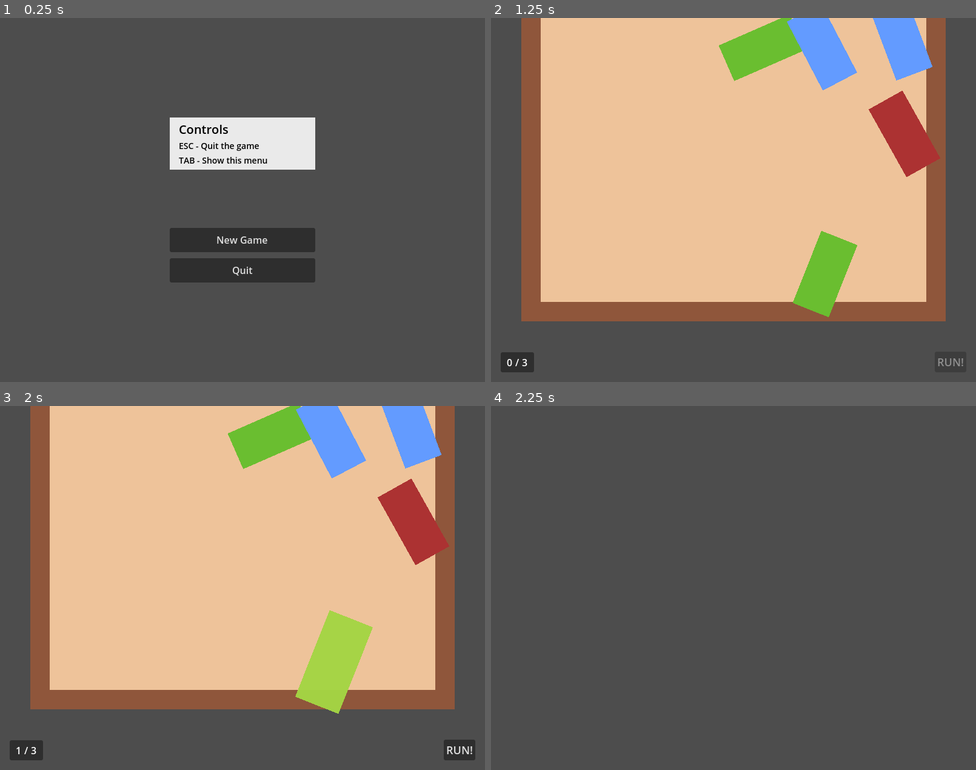
Above: before the commit, frames 1-4 (two rows, left to right).
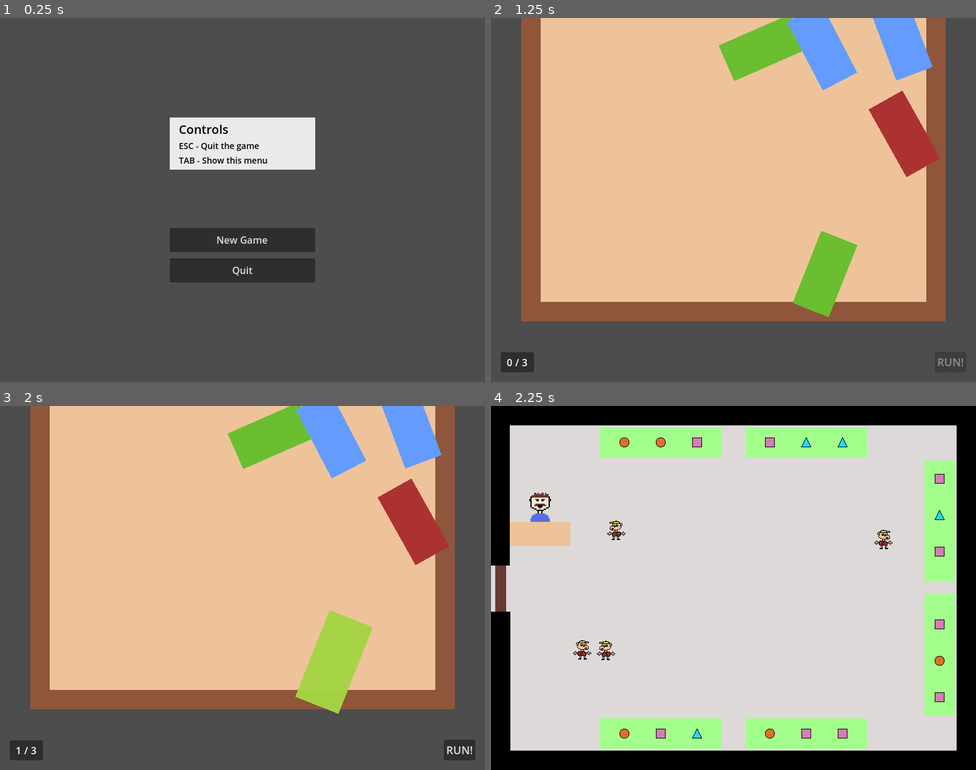
Above: after the commit, the same moments.

Repository: sterco-raro/mini-jam-158
Game: Godot game, scene res://scenes/game.tscn
The game is run twice, just before and just after one commit, with the same random seed, the same clock (stepped at 60 frames per second) and the same inputs.
Inputs (mouse positions are in pixels of both pictures, inside the frame that each line leads up to):
- Up to frame 1 (0.25 s): no input
- Up to frame 2 (1.25 s): click "New Game" at 0.5 s
- Up to frame 3 (2 s): tap Enter at 1.25 s; move the mouse to (334, 660) at 1.27 s; click (334, 660) at 1.42 s
- Up to frame 4 (2.25 s): click "RUN!" at 2 s

Frames 1-3 are identical in both runs. In frame 4, 100% of the frame differs, in the area x 0-100%, y 0-100%.

Commit message:
Market scene is almost done and horrible, missing battle mechanic and end screen

Diff:
--- a/scenes/deck.gd
+++ b/scenes/deck.gd
@@ -16,11 +16,17 @@
 		if available == 0:
 			EventBusGame.deck_empty.emit()
 
+func clear():
+	cards_list = []
+	available = 0
+	EventBusUi.deck_counter_update.emit(available, total)
+
 func _on_deck_update(cards: Array[Card]):
 	# Update cards indexes and list
 	var cards_size: int = cards.size()
 	for i: int in cards_size:
 		cards[i].index = i
-		print(cards[i].type)
 		cards_list.append(cards[i])
-	print(cards_list)
+	# Update counters
+	available = cards_size
+	EventBusUi.deck_counter_update.emit(available, total)
--- a/scenes/draft/draft_manager.gd
+++ b/scenes/draft/draft_manager.gd
@@ -14,7 +14,7 @@
 const MIN_DRAFT_SIZE: int = 5
 const MAX_DRAFT_SIZE: int = 8
 
-const CARD_VALUES: Array[int] = [ 1, 5, 10, 20, 50 ]
+const CARD_VALUES: Array[int] = [ 5, 10, 20, 50, 100 ]
 const CARD_VALUES_SIZE: int = 5
 
 # int value, PackedScene
@@ -31,10 +31,8 @@
 var _selected_cards: Array[int]
 
 func _ready():
-	EventBusGame.card_select.connect(_on_select_card)
-
+	EventBusGame.card_select.connect(_on_card_select)
 	_run_button.disabled = true
-
 	_generate_new_draft()
 
 func _process(_delta):
@@ -112,7 +110,7 @@
 		if !overlap:
 			done = true
 
-func _on_select_card(index: int):
+func _on_card_select(index: int):
 	# Update selection
 	if index in _selected_cards:
 		_selected_cards.erase(index)
--- a/scenes/game.gd
+++ b/scenes/game.gd
@@ -47,9 +47,13 @@
 		CONTAINER.get_child(i).queue_free()
 
 func _handle_game_new():
+	# Empty current deck
+	#DECK.clear()
+	# Set up Draft screen
 	var draft_screen: DraftManager = ScenesData.SCENE_01_DRAFT.instantiate() as DraftManager
 	draft_screen.DECK_AVAILABLE = DECK.available
 	draft_screen.DECK_TOTAL = DECK.total
+	# Switch scene (add to active node)
 	EventBusGame.scene_change.emit(draft_screen)
 
 func _handle_game_start():
--- a/scenes/game.tscn
+++ b/scenes/game.tscn
@@ -1,8 +1,9 @@
-[gd_scene load_steps=4 format=3 uid="uid://d2axgrtobifbl"]
+[gd_scene load_steps=5 format=3 uid="uid://d2axgrtobifbl"]
 
 [ext_resource type="Script" path="res://scenes/game.gd" id="1_e5v7j"]
 [ext_resource type="Script" path="res://scenes/deck.gd" id="2_1l2ff"]
 [ext_resource type="PackedScene" uid="uid://cn1ofjv58rh4p" path="res://scenes/menu/menu.tscn" id="2_wxudx"]
+[ext_resource type="Script" path="res://scenes/shopping_cart.gd" id="3_c1p8c"]
 
 [node name="GameManager" type="Node2D" node_paths=PackedStringArray("DECK", "CONTAINER", "UI_CONTAINER")]
 process_mode = 3
@@ -16,6 +17,9 @@
 script = ExtResource("2_1l2ff")
 metadata/_edit_lock_ = true
 
+[node name="ShoppingCart" type="Node2D" parent="."]
+script = ExtResource("3_c1p8c")
+
 [node name="CurrentScene" type="Node2D" parent="."]
 process_mode = 1
 metadata/_edit_lock_ = true
--- a/scenes/items/item.gd
+++ b/scenes/items/item.gd
@@ -1,7 +1,11 @@
 class_name Item extends Node2D
+
+@export
+var type: String = ""
 
 @export
 var price: int = 0
 
 func _ready():
-	assert(price > 0, "Price is zero")
+	assert(type != "", "Item type is null")
+	assert(price > 0, "Item price is zero")
--- /dev/null
+++ b/scenes/items/item_circle.tscn
@@ -0,0 +1,12 @@
+[gd_scene load_steps=3 format=3 uid="uid://j1vr8if0qd80"]
+
+[ext_resource type="Script" path="res://scenes/items/item.gd" id="1_7yd4g"]
+[ext_resource type="Texture2D" uid="uid://cj2l2a6sr6d3a" path="res://assets/graphics/items/circle.png" id="2_gs3ss"]
+
+[node name="ItemCircle" type="Node2D"]
+script = ExtResource("1_7yd4g")
+type = "Circle"
+price = 40
+
+[node name="Sprite2D" type="Sprite2D" parent="."]
+texture = ExtResource("2_gs3ss")
--- /dev/null
+++ b/scenes/items/item_rectangle.tscn
@@ -0,0 +1,12 @@
+[gd_scene load_steps=3 format=3 uid="uid://brixumsj0axak"]
+
+[ext_resource type="Script" path="res://scenes/items/item.gd" id="1_mnbm6"]
+[ext_resource type="Texture2D" uid="uid://65b8wt87apoe" path="res://assets/graphics/items/rectangle.png" id="2_fnwoa"]
+
+[node name="ItemRectangle" type="Node2D"]
+script = ExtResource("1_mnbm6")
+type = "Rectangle"
+price = 20
+
+[node name="Sprite2D" type="Sprite2D" parent="."]
+texture = ExtResource("2_fnwoa")
--- a/scenes/items/item_triangle.tscn
+++ b/scenes/items/item_triangle.tscn
@@ -5,6 +5,8 @@
 
 [node name="ItemTriangle" type="Node2D"]
 script = ExtResource("1_x0yxg")
+type = "Triangle"
+price = 5
 
 [node name="Sprite2D" type="Sprite2D" parent="."]
 texture = ExtResource("2_3fkw1")
--- a/scenes/minimarket/item_slot.gd
+++ b/scenes/minimarket/item_slot.gd
@@ -1 +1,46 @@
 class_name ItemSlot extends Node2D
+
+const DEFAULT_SCALE = Vector2.ONE
+const HIGHLIGHT_SCALE = Vector2(1.5, 1.5)
+
+@export
+var index: int = -1
+
+@onready
+var _click_cooldown: Timer = $ClickCooldown
+
+var _item: Item
+
+func _ready():
+	assert(index != -1, "ItemSlot index is -1")
+
+func put_item(item: Item):
+	_item = item
+	$ItemContainer.add_child(_item)
+	_item.position = $ItemContainer.position
+
+func take_item():
+	# TODO TEST ME
+	var item: Item = _item
+	$ItemContainer.remove_child(_item)
+	_item = null
+	return item
+
+func _on_area_2d_mouse_entered():
+	if _item:
+		var tween = get_tree().create_tween()
+		tween.set_parallel()
+		tween.tween_property($ItemContainer, "scale", HIGHLIGHT_SCALE, 0.2)
+
+func _on_area_2d_mouse_exited():
+	if _item:
+		var tween = get_tree().create_tween()
+		tween.set_parallel()
+		tween.tween_property($ItemContainer, "scale", DEFAULT_SCALE, 0.2)
+
+func _on_area_2d_input_event(_viewport, event, _shape_idx):
+	if !_click_cooldown.is_stopped():
+		return
+	if event is InputEventMouseButton:
+		EventBusGame.item_select.emit(index)
+		_click_cooldown.start()
--- a/scenes/minimarket/item_slot.tscn
+++ b/scenes/minimarket/item_slot.tscn
@@ -12,4 +12,12 @@
 [node name="Area2D" type="Area2D" parent="."]
 
 [node name="CollisionShape2D" type="CollisionShape2D" parent="Area2D"]
+scale = Vector2(1.5, 1.5)
 shape = SubResource("RectangleShape2D_ohxkp")
+
+[node name="ClickCooldown" type="Timer" parent="."]
+one_shot = true
+
+[connection signal="input_event" from="Area2D" to="." method="_on_area_2d_input_event"]
+[connection signal="mouse_entered" from="Area2D" to="." method="_on_area_2d_mouse_entered"]
+[connection signal="mouse_exited" from="Area2D" to="." method="_on_area_2d_mouse_exited"]
--- /dev/null
+++ b/scenes/minimarket/kid.tscn
@@ -0,0 +1,17 @@
+[gd_scene load_steps=3 format=3 uid="uid://blaa36tfac8ku"]
+
+[ext_resource type="Texture2D" uid="uid://c5ub7muwjrwc8" path="res://assets/graphics/kid.png" id="1_h48sm"]
+
+[sub_resource type="RectangleShape2D" id="RectangleShape2D_bqqoe"]
+size = Vector2(20, 24)
+
+[node name="Kid" type="Node2D"]
+
+[node name="Sprite2D" type="Sprite2D" parent="."]
+texture = ExtResource("1_h48sm")
+
+[node name="Area2D" type="Area2D" parent="."]
+
+[node name="CollisionShape2D" type="CollisionShape2D" parent="Area2D"]
+position = Vector2(0, 1)
+shape = SubResource("RectangleShape2D_bqqoe")
--- a/scenes/minimarket/mini_market.gd
+++ b/scenes/minimarket/mini_market.gd
@@ -3,15 +3,232 @@
 @export
 var DECK: Deck
 
+const ITEM_PREFABS: Array[PackedScene] = [
+	preload("res://scenes/items/item_triangle.tscn"),
+	preload("res://scenes/items/item_rectangle.tscn"),
+	preload("res://scenes/items/item_circle.tscn")
+]
+
+const ITEM_SLOT_PREFAB: PackedScene = preload("res://scenes/minimarket/item_slot.tscn")
+const ITEM_SLOT_QUANTITY: int = 18
+
+var wishlist: Dictionary = {
+	"Triangle": 0,
+	"Rectangle": 0,
+	"Circle": 0
+}
+
+var shopping_cart: Array[Item] = []
+
+var items: Array[Item]
+var slots: Array[ItemSlot]
+
+var selected_slot: int = -1
+
 @onready
-var _shelves: Node2D = %Shelves
-
-@onready
-var _shopkeeper: Node2D = %Shopkeeper
+var selection_highlight: Node2D = %SelectionHighlight
 
 func _ready():
-	print_debug("MARKET READY")
 	EventBusGame.deck_empty.connect(_on_deck_empty)
+	EventBusGame.item_select.connect(_on_item_select)
+	EventBusGame.battle_end.connect(_on_battle_end)
+
+	selection_highlight.visible = false
+
+	_init_scene()
 
 func _on_deck_empty():
 	EventBusGame.game_end.emit()
+
+func _on_item_select(index: int):
+	selected_slot = index
+	selection_highlight.position = slots[index].position
+	selection_highlight.visible = true
+	print("Selection highlight visible: %s" % selection_highlight.visible)
+	print("Selection highlight position: %s" % selection_highlight.position)
+	EventBusGame.battle_start.emit(slots[index]._item)
+
+func _on_battle_end():
+	var item: Item = slots[selected_slot].take_item()
+	shopping_cart.append(item)
+	selected_slot = -1
+	item.visible = false
+	selection_highlight.visible = false
+
+func _init_scene():
+	# Get total deck value
+	var budget: int = 0
+	for card: Card in DECK.cards_list:
+		budget += card.value
+
+	# Generate random items
+	for i in ITEM_SLOT_QUANTITY:
+		items.append(ITEM_PREFABS.pick_random().instantiate())
+
+	_generate_and_fill_itemslots()
+	_generate_wishlist(budget)
+
+func _generate_and_fill_itemslots():
+	var slot: ItemSlot
+	var slot_node: Node2D = $Slots
+
+	# TOP LEFT
+	# 1
+	slot = ITEM_SLOT_PREFAB.instantiate()
+	slot.put_item(items[0])
+	slot.index = 0
+	slot.position = Vector2(-180, -240)
+	slots.append(slot)
+	$Slots.add_child(slot)
+	# 2
+	slot = ITEM_SLOT_PREFAB.instantiate()
+	slot.put_item(items[1])
+	slot.index = 1
+	slot.position = Vector2(-120, -240)
+	slots.append(slot)
+	$Slots.add_child(slot)
+	# 3
+	slot = ITEM_SLOT_PREFAB.instantiate()
+	slot.put_item(items[2])
+	slot.index = 2
+	slot.position = Vector2(-60, -240)
+	slots.append(slot)
+	$Slots.add_child(slot)
+	# TOP RIGHT
+	# 4
+	slot = ITEM_SLOT_PREFAB.instantiate()
+	slot.put_item(items[3])
+	slot.index = 3
+	slot.position = Vector2(60, -240)
+	slots.append(slot)
+	$Slots.add_child(slot)
+	# 5
+	slot = ITEM_SLOT_PREFAB.instantiate()
+	slot.put_item(items[4])
+	slot.index = 4
+	slot.position = Vector2(120, -240)
+	slots.append(slot)
+	$Slots.add_child(slot)
+	# 6
+	slot = ITEM_SLOT_PREFAB.instantiate()
+	slot.put_item(items[5])
+	slot.index = 5
+	slot.position = Vector2(180, -240)
+	slots.append(slot)
+	$Slots.add_child(slot)
+	# BOTTOM LEFT
+	# 7
+	slot = ITEM_SLOT_PREFAB.instantiate()
+	slot.put_item(items[6])
+	slot.index = 6
+	slot.position = Vector2(-180, 240)
+	slots.append(slot)
+	$Slots.add_child(slot)
+	# 8
+	slot = ITEM_SLOT_PREFAB.instantiate()
+	slot.put_item(items[7])
+	slot.index = 7
+	slot.position = Vector2(-120, 240)
+	slots.append(slot)
+	$Slots.add_child(slot)
+	# 9
+	slot = ITEM_SLOT_PREFAB.instantiate()
+	slot.put_item(items[8])
+	slot.index = 8
+	slot.position = Vector2(-60, 240)
+	slots.append(slot)
+	$Slots.add_child(slot)
+	# BOTTOM RIGHT
+	# 10
+	slot = ITEM_SLOT_PREFAB.instantiate()
+	slot.put_item(items[9])
+	slot.index = 9
+	slot.position = Vector2(60, 240)
+	slots.append(slot)
+	$Slots.add_child(slot)
+	# 11
+	slot = ITEM_SLOT_PREFAB.instantiate()
+	slot.put_item(items[10])
+	slot.index = 10
+	slot.position = Vector2(120, 240)
+	slots.append(slot)
+	$Slots.add_child(slot)
+	# 12
+	slot = ITEM_SLOT_PREFAB.instantiate()
+	slot.put_item(items[11])
+	slot.index = 11
+	slot.position = Vector2(180, 240)
+	slots.append(slot)
+	$Slots.add_child(slot)
+	# RIGHT TOP
+	# 13
+	slot = ITEM_SLOT_PREFAB.instantiate()
+	slot.put_item(items[12])
+	slot.index = 12
+	slot.position = Vector2(340, -180)
+	slots.append(slot)
+	$Slots.add_child(slot)
+	# 14
+	slot = ITEM_SLOT_PREFAB.instantiate()
+	slot.put_item(items[13])
+	slot.index = 13
+	slot.position = Vector2(340, -120)
+	slots.append(slot)
+	$Slots.add_child(slot)
+	# 15
+	slot = ITEM_SLOT_PREFAB.instantiate()
+	slot.put_item(items[14])
+	slot.index = 14
+	slot.position = Vector2(340, -60)
+	slots.append(slot)
+	$Slots.add_child(slot)
+	# RIGHT BOTTOM
+	# 16
+	slot = ITEM_SLOT_PREFAB.instantiate()
+	slot.put_item(items[15])
+	slot.index = 15
+	slot.position = Vector2(340, 60)
+	slots.append(slot)
+	$Slots.add_child(slot)
+	# 17
+	slot = ITEM_SLOT_PREFAB.instantiate()
+	slot.put_item(items[16])
+	slot.index = 16
+	slot.position = Vector2(340, 120)
+	slots.append(slot)
+	$Slots.add_child(slot)
+	# 18
+	slot = ITEM_SLOT_PREFAB.instantiate()
+	slot.put_item(items[17])
+	slot.index = 17
+	slot.position = Vector2(340, 180)
+	slots.append(slot)
+	$Slots.add_child(slot)
+	## Top left
+	#slot.position = Vector2(-180, -240)
+	#slot.position = Vector2(-120, -240)
+	#slot.position = Vector2(-60, -240)
+	## Top right
+	#slot.position = Vector2(60, -240)
+	#slot.position = Vector2(120, -240)
+	#slot.position = Vector2(180, -240)
+	## Bottom left
+	#slot.position = Vector2(-180, 240)
+	#slot.position = Vector2(-120, 240)
+	#slot.position = Vector2(-60, 240)
+	## Bottom right
+	#slot.position = Vector2(60, 240)
+	#slot.position = Vector2(120, 240)
+	#slot.position = Vector2(180, 240)
+
+func _generate_wishlist(budget: int):
+	var item: Item
+	var current_cost: int = 0
+	var _items: Array[Item] = items.duplicate(true)
+	while (_items.size() > 0):
+		item = _items.pop_at( randi() % _items.size() ) as Item
+		if current_cost + item.price > budget:
+			break
+		else:
+			wishlist[item.type] += 1
+			current_cost += item.price
--- a/scenes/minimarket/mini_market.tscn
+++ b/scenes/minimarket/mini_market.tscn
@@ -1,10 +1,12 @@
-[gd_scene load_steps=10 format=3 uid="uid://ke5y3affandg"]
+[gd_scene load_steps=12 format=3 uid="uid://ke5y3affandg"]
 
 [ext_resource type="Script" path="res://scenes/minimarket/mini_market.gd" id="1_la3v4"]
 [ext_resource type="Texture2D" uid="uid://b071ng4ifwa8f" path="res://assets/graphics/market-floor.png" id="2_hxc46"]
 [ext_resource type="Texture2D" uid="uid://b4ogm3lbhf6di" path="res://assets/graphics/door.png" id="3_w8l60"]
-[ext_resource type="PackedScene" uid="uid://ba2pb8e8yws56" path="res://scenes/minimarket/shelf_horizontal.tscn" id="4_7u0e4"]
+[ext_resource type="Texture2D" uid="uid://bf78kn7p0tk1" path="res://assets/graphics/shelf-single.png" id="4_enqat"]
 [ext_resource type="PackedScene" uid="uid://dvupbik1rpgbt" path="res://scenes/minimarket/shopkeeper.tscn" id="5_wr6ln"]
+[ext_resource type="Texture2D" uid="uid://c5ub7muwjrwc8" path="res://assets/graphics/kid.png" id="6_q0ikw"]
+[ext_resource type="Texture2D" uid="uid://c3rvxifhx2e0f" path="res://assets/graphics/selection_highlight.png" id="7_s1mdk"]
 
 [sub_resource type="RectangleShape2D" id="RectangleShape2D_77332"]
 size = Vector2(737, 32)
@@ -13,7 +15,7 @@
 size = Vector2(32, 600)
 
 [sub_resource type="RectangleShape2D" id="RectangleShape2D_yahq4"]
-size = Vector2(736, 32)
+size = Vector2(737, 32)
 
 [sub_resource type="RectangleShape2D" id="RectangleShape2D_8mw6n"]
 size = Vector2(31, 600)
@@ -24,6 +26,7 @@
 
 [node name="Environment" type="Node2D" parent="."]
 position = Vector2(400, 300)
+metadata/_edit_lock_ = true
 
 [node name="Floor" type="Sprite2D" parent="Environment"]
 texture = ExtResource("2_hxc46")
@@ -34,30 +37,7 @@
 rotation = 1.5708
 scale = Vector2(3.79743, 3.5)
 texture = ExtResource("3_w8l60")
-
-[node name="Shelves" type="Node2D" parent="Environment"]
-unique_name_in_owner = true
 metadata/_edit_lock_ = true
-
-[node name="ShelfHorizontal" parent="Environment/Shelves" instance=ExtResource("4_7u0e4")]
-position = Vector2(-120, -240)
-
-[node name="ShelfHorizontal2" parent="Environment/Shelves" instance=ExtResource("4_7u0e4")]
-position = Vector2(120, -240)
-
-[node name="ShelfHorizontal3" parent="Environment/Shelves" instance=ExtResource("4_7u0e4")]
-position = Vector2(-120, 240)
-
-[node name="ShelfHorizontal4" parent="Environment/Shelves" instance=ExtResource("4_7u0e4")]
-position = Vector2(120, 240)
-
-[node name="ShelfVertical1" parent="Environment/Shelves" instance=ExtResource("4_7u0e4")]
-position = Vector2(340, -110)
-rotation = 1.5708
-
-[node name="ShelfVertical2" parent="Environment/Shelves" instance=ExtResource("4_7u0e4")]
-position = Vector2(340, 110)
-rotation = 1.5708
 
 [node name="Walls" type="Node2D" parent="Environment"]
 metadata/_edit_lock_ = true
@@ -86,6 +66,7 @@
 metadata/_edit_lock_ = true
 
 [node name="CollisionShape2D" type="CollisionShape2D" parent="Environment/Walls/South"]
+position = Vector2(-0.5, 0)
 shape = SubResource("RectangleShape2D_yahq4")
 
 [node name="West" type="StaticBody2D" parent="Environment/Walls"]
@@ -97,6 +78,106 @@
 position = Vector2(-0.5, 0)
 shape = SubResource("RectangleShape2D_8mw6n")
 
+[node name="Shelves" type="Node2D" parent="Environment"]
+metadata/_edit_lock_ = true
+
+[node name="ShelfHorizontal1" type="Node2D" parent="Environment/Shelves"]
+position = Vector2(-120, -240)
+scale = Vector2(2, 2)
+metadata/_edit_group_ = true
+metadata/_edit_lock_ = true
+
+[node name="Sprite2D" type="Sprite2D" parent="Environment/Shelves/ShelfHorizontal1"]
+scale = Vector2(1, 0.5)
+texture = ExtResource("4_enqat")
+
+[node name="ShelfHorizontal2" type="Node2D" parent="Environment/Shelves"]
+position = Vector2(120, -240)
+scale = Vector2(2, 2)
+metadata/_edit_group_ = true
+metadata/_edit_lock_ = true
+
+[node name="Sprite2D" type="Sprite2D" parent="Environment/Shelves/ShelfHorizontal2"]
+scale = Vector2(1, 0.5)
+texture = ExtResource("4_enqat")
+
+[node name="ShelfHorizontal3" type="Node2D" parent="Environment/Shelves"]
+position = Vector2(-120, 240)
+scale = Vector2(2, 2)
+metadata/_edit_group_ = true
+metadata/_edit_lock_ = true
+
+[node name="Sprite2D" type="Sprite2D" parent="Environment/Shelves/ShelfHorizontal3"]
+scale = Vector2(1, 0.5)
+texture = ExtResource("4_enqat")
+
+[node name="ShelfHorizontal4" type="Node2D" parent="Environment/Shelves"]
+position = Vector2(120, 240)
+scale = Vector2(2, 2)
+metadata/_edit_group_ = true
+metadata/_edit_lock_ = true
+
+[node name="Sprite2D" type="Sprite2D" parent="Environment/Shelves/ShelfHorizontal4"]
+scale = Vector2(1, 0.5)
+texture = ExtResource("4_enqat")
+
+[node name="ShelfVertical1" type="Node2D" parent="Environment/Shelves"]
+position = Vector2(340, -110)
+rotation = 1.5708
+scale = Vector2(2, 2)
+metadata/_edit_group_ = true
+metadata/_edit_lock_ = true
+
+[node name="Sprite2D" type="Sprite2D" parent="Environment/Shelves/ShelfVertical1"]
+scale = Vector2(1, 0.5)
+texture = ExtResource("4_enqat")
+
+[node name="ShelfVertical2" type="Node2D" parent="Environment/Shelves"]
+position = Vector2(340, 110)
+rotation = 1.5708
+scale = Vector2(2, 2)
+metadata/_edit_group_ = true
+metadata/_edit_lock_ = true
+
+[node name="Sprite2D" type="Sprite2D" parent="Environment/Shelves/ShelfVertical2"]
+scale = Vector2(1, 0.5)
+texture = ExtResource("4_enqat")
+
+[node name="SelectionHighlight" type="Node2D" parent="Environment"]
+unique_name_in_owner = true
+metadata/_edit_group_ = true
+
+[node name="Sprite2D" type="Sprite2D" parent="Environment/SelectionHighlight"]
+scale = Vector2(2.667, 2)
+texture = ExtResource("7_s1mdk")
+
+[node name="Slots" type="Node2D" parent="."]
+position = Vector2(400, 300)
+metadata/_edit_lock_ = true
+
 [node name="Shopkeeper" parent="." instance=ExtResource("5_wr6ln")]
 unique_name_in_owner = true
 position = Vector2(81, 171)
+metadata/_edit_lock_ = true
+
+[node name="Kids" type="Node2D" parent="."]
+metadata/_edit_lock_ = true
+metadata/_edit_group_ = true
+
+[node name="Sprite2D" type="Sprite2D" parent="Kids"]
+position = Vector2(151, 402)
+texture = ExtResource("6_q0ikw")
+
+[node name="Sprite2D2" type="Sprite2D" parent="Kids"]
+position = Vector2(648, 220)
+texture = ExtResource("6_q0ikw")
+
+[node name="Sprite2D3" type="Sprite2D" parent="Kids"]
+position = Vector2(206, 205)
+texture = ExtResource("6_q0ikw")
+flip_h = true
+
+[node name="Sprite2D4" type="Sprite2D" parent="Kids"]
+position = Vector2(189, 403)
+texture = ExtResource("6_q0ikw")
+flip_h = true
--- /dev/null
+++ b/scenes/shopping_cart.gd
@@ -0,0 +1 @@
+class_name ShoppingCart extends Node2D
--- a/scripts/autoloads/event_bus_game.gd
+++ b/scripts/autoloads/event_bus_game.gd
@@ -18,7 +18,9 @@
 signal draft_card_select(idx: int, selected: bool)
 
 signal deck_empty()
-signal deck_update(available: int, total: int)
+signal deck_update(cards: Array[Card])
+
+signal item_select(index: int)
 
 var running: bool = false
 
Binary file added: assets/graphics/selection_highlight.png
Not shown, added: assets/graphics/selection_highlight.png.import
Not shown, added: export_presets.cfg
